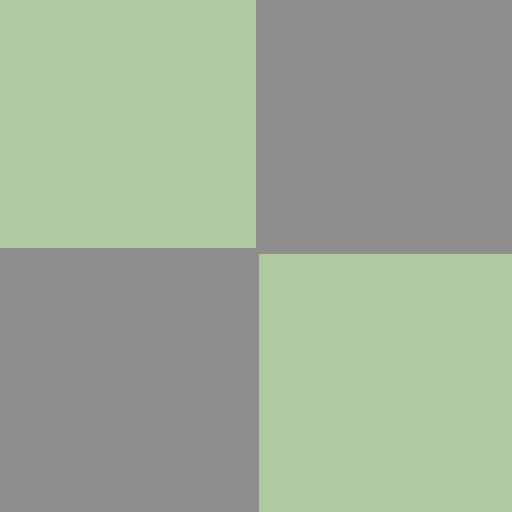
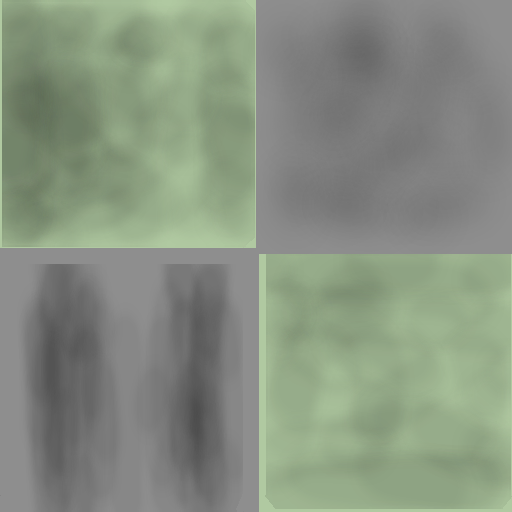
Layered file, before and after one edit (512×512). Changes by layer:
renamed "texture" to "rover-lander-door.png #1", painted on it over [0, 0, 512, 512]
